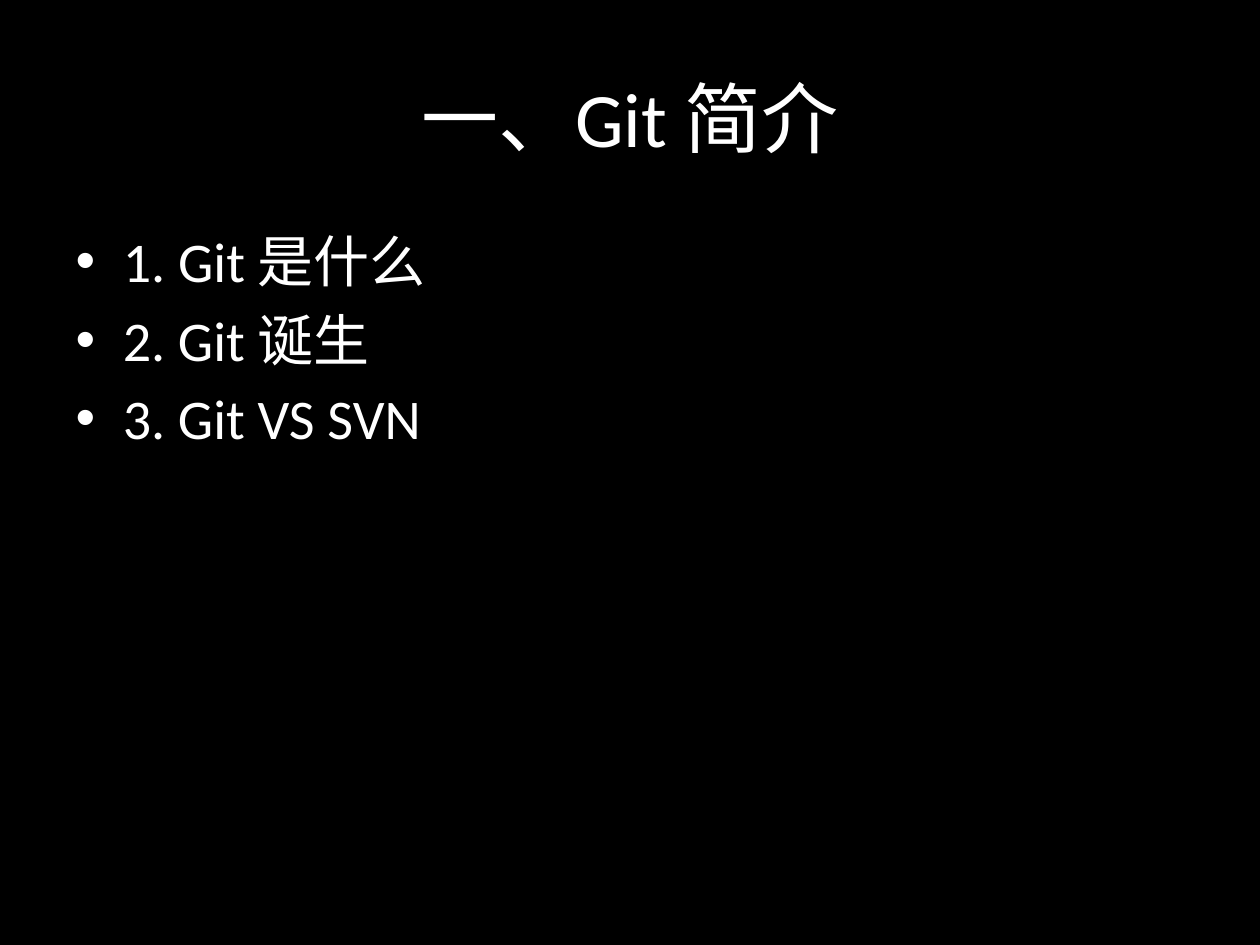
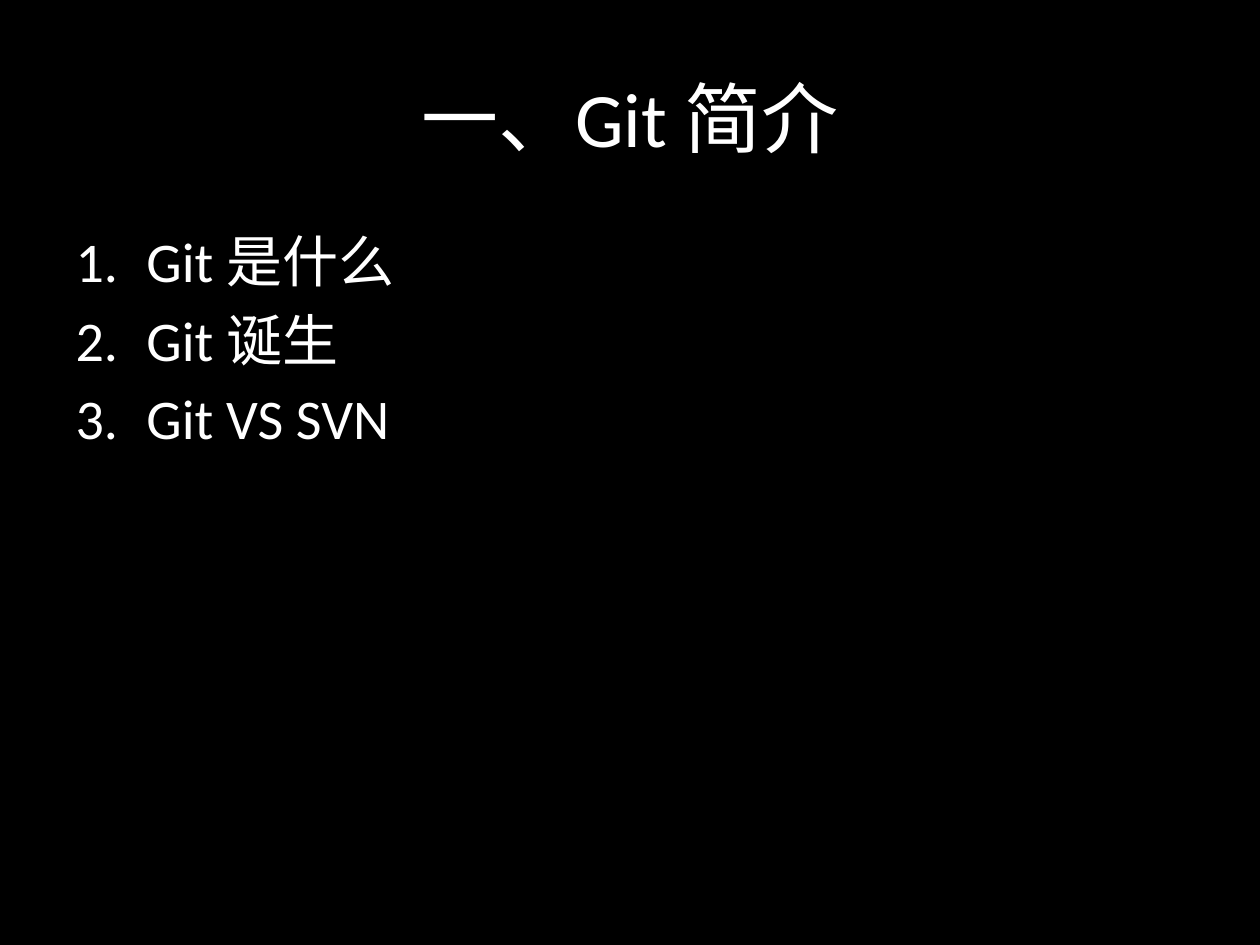
Before and after one commit to sontekliu/git-book, a slide deck: slide 3 of Git.pptx. Drawn at 1260x945 pixels with LibreOffice and Linux fonts; fonts in the diff are those of the drawing. Boxes give left, top, right and bottom in pixels: in the first picture for what was removed or moved away, otherwise in the second. Text is boxed around its words. In the diff, an @@ line names an element or a change of style, - is before the commit and + after.

```diff
--- a/Git.pptx
+++ b/Git.pptx
@@ text at <box>146,235,394,440</box>: text changed @@
-• 1. Git 是什么
-• 2. Git 诞生
-• 3. Git VS SVN
+1. Git 是什么
+2. Git 诞生
+3. Git VS SVN
```
Also in this commit, not shown: 18 other slides changed, 4 slides added.
